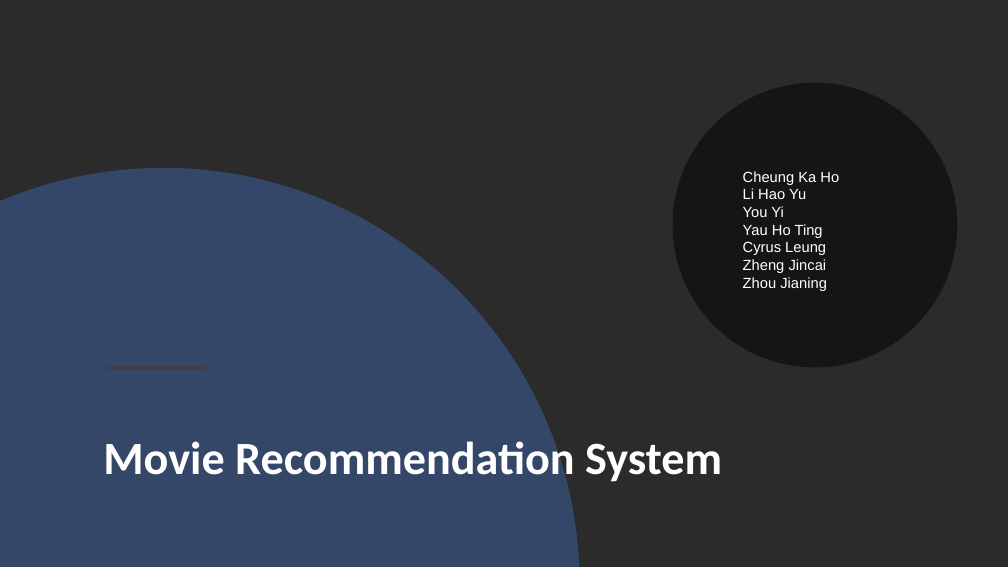
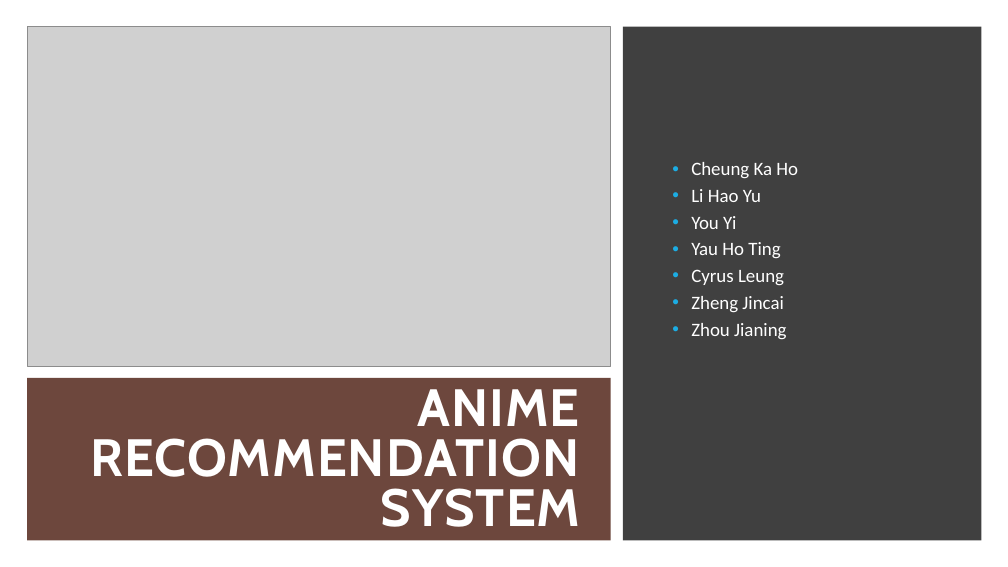
Before and after one commit to 96ian/py, a slide deck: slide 1 of gp/anime_recom.pptx. Drawn at 1008x567 pixels with LibreOffice and Linux fonts; fonts in the diff are those of the drawing; grey boxes stand for pictures; background and template pictures are left out; a plain dark background stands for a picture behind light text. Boxes give left, top, right and bottom in pixels: in the first picture for what was removed or moved away, otherwise in the second. Text is boxed around its words. In the diff, an @@ line names an element or a change of style, - is before the commit and + after.

```diff
--- a/gp/anime_recom.pptx
+++ b/gp/anime_recom.pptx
@@ background picture (left out) to #FFFFFF @@
@@ rectangle removed at bbox=[0, 0, 1008, 567] @@
@@ picture added at bbox=[27, 26, 611, 366] @@
@@ rectangle added at bbox=[623, 26, 982, 541], fill #404040 @@
@@ text "Cheung Ka Ho": place and size @@
-text "Cheung Ka Ho" at bbox=[743, 171, 839, 291]
+text "Cheung Ka Ho" at bbox=[691, 162, 798, 339]
@@ text "Cheung Ka Ho" at bbox=[691, 162, 798, 339]: vertical alignment top to middle @@
@@ ellipse removed at bbox=[673, 82, 958, 368] @@
@@ freeform shape removed at bbox=[0, 168, 579, 567] @@
@@ text at bbox=[691, 162, 798, 285]: text changed; size 14 to 18 pt; font Arial to Calibri @@
-Cheung Ka Ho
-Li Hao Yu
-You Yi
-Yau Ho Ting
-Cyrus Leung
+• Cheung Ka Ho
+• Li Hao Yu
+• You Yi
+• Yau Ho Ting
+• Cyrus Leung
@@ text at bbox=[691, 296, 786, 339]: size 14 to 18 pt, font Arial to Calibri in "Zheng Jincai", "Zhou Jianing"; bullet none to •; line spacing 1 to 0.9; more space between paragraphs @@
@@ rectangle added at bbox=[27, 378, 611, 541], fill #6D473D @@
@@ title at bbox=[90, 389, 581, 527]: text changed; size 44 to 50 pt; font Calibri to Cabin @@
-Movie Recommendation System
+ANIME RECOMMENDATION SYSTEM
@@ line removed from (105, 368) to (207, 368) @@
```
Also in this commit, not shown: 16 other slides changed, 7 slides added.
